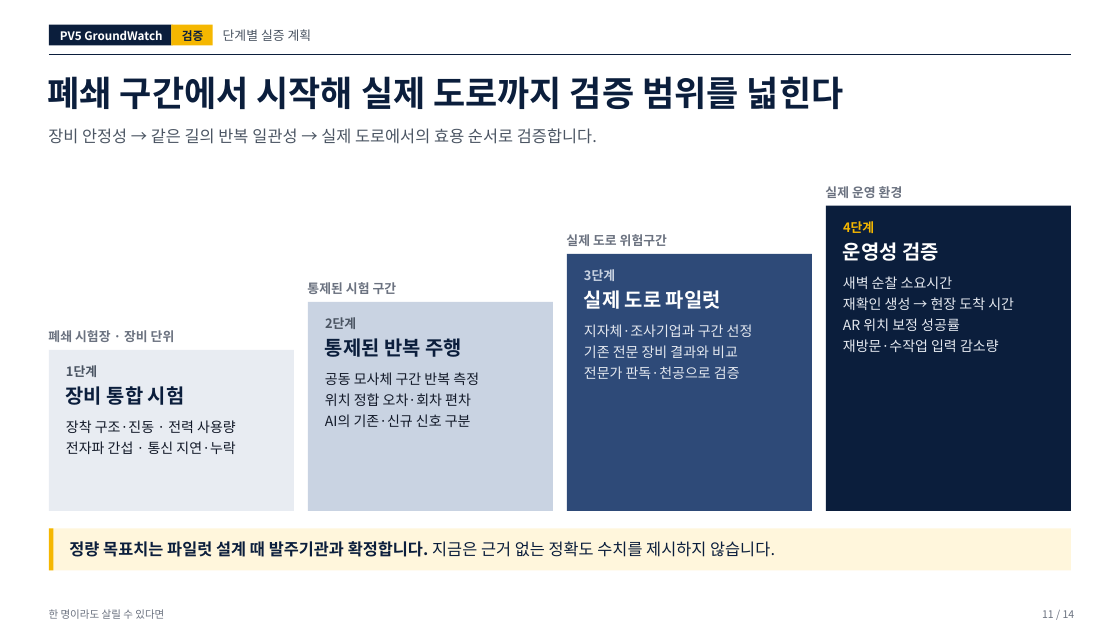
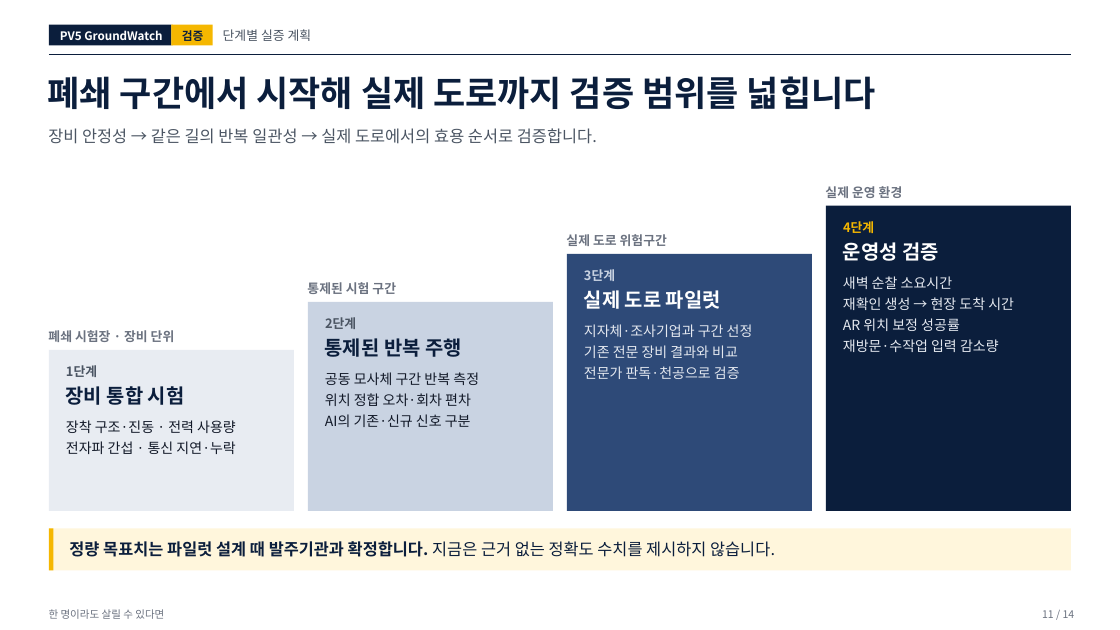
Before and after one commit to woojin-choe/pv5-hose-lab, a slide deck: slide 11 of ppt_all/PV5_GroundWatch_10_19.pptx. Drawn at 1120x630 pixels with LibreOffice and Linux fonts; fonts in the diff are those of the drawing. Boxes give left, top, right and bottom in pixels: in the first picture for what was removed or moved away, otherwise in the second. Text is boxed around its words. In the diff, an @@ line names an element or a change of style, - is before the commit and + after.

```diff
--- a/ppt_all/PV5_GroundWatch_10_19.pptx
+++ b/ppt_all/PV5_GroundWatch_10_19.pptx
@@ text at [48,76,876,109]: text changed @@
-폐쇄 구간에서 시작해 실제 도로까지 검증 범위를 넓힌다
+폐쇄 구간에서 시작해 실제 도로까지 검증 범위를 넓힙니다
```
Also in this commit, not shown: 11 other slides changed, 1 other file.
